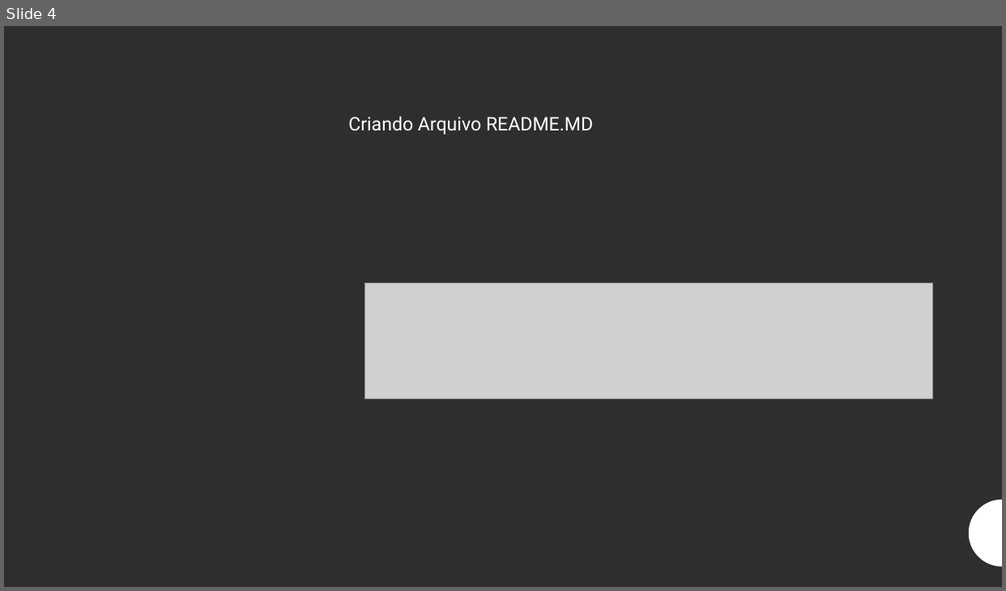
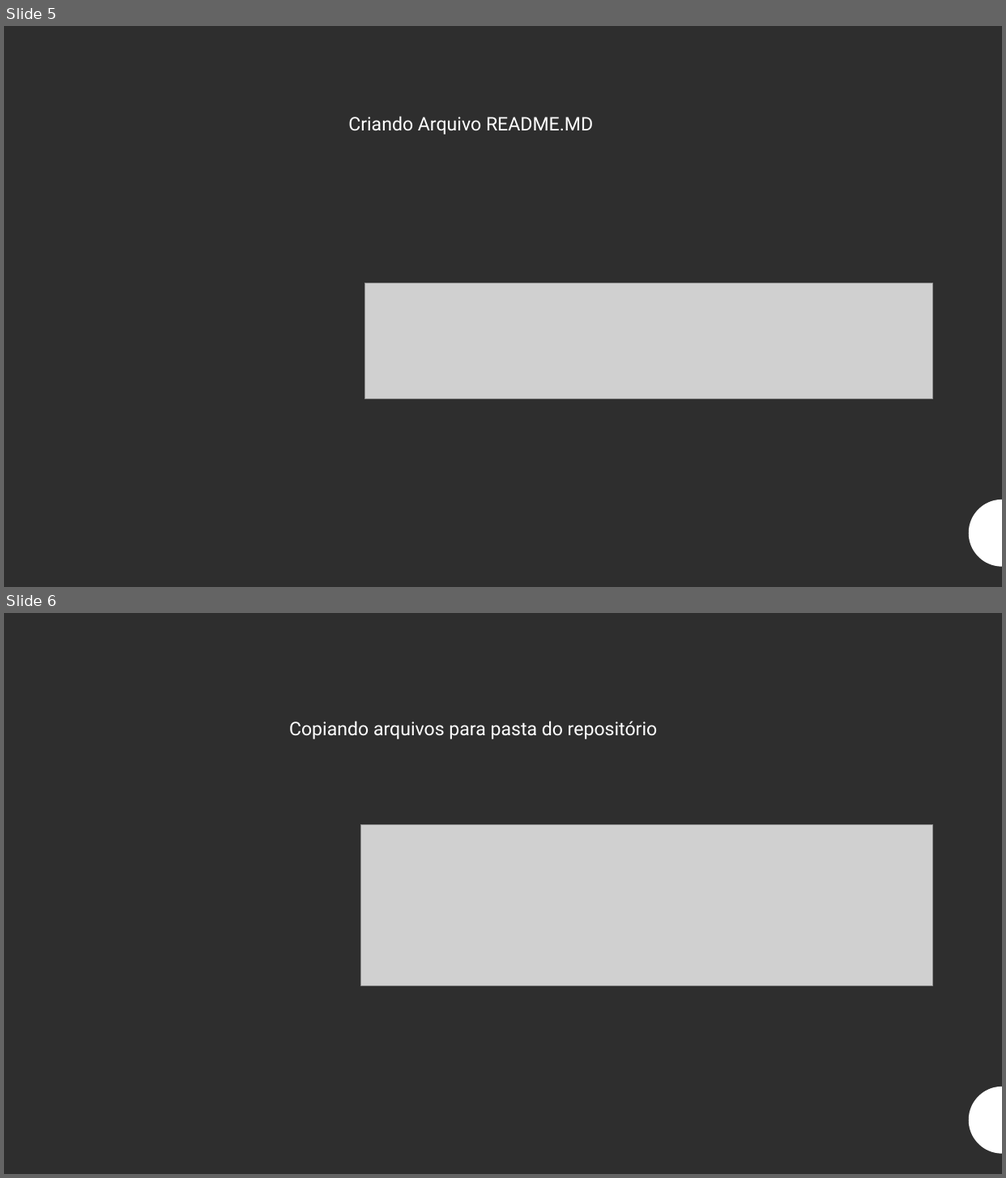
Before and after one commit to ArlissonMenacho/GERENCIA_SOFTWARE_20211, a slide deck: Avaliação Bacalhau.pptx. Shown one above the other, each under a label of ours: slide 4 before the commit, slides 5 and 6 after it. The pictures are 1006x591 and 1006x1178 pixels, drawn with LibreOffice and Linux fonts; fonts in the diff are those of the drawing; grey boxes stand for pictures. Boxes give left, top, right and bottom in pixels: in the first picture for what was removed or moved away, otherwise in the second. Text is boxed around its words. In the diff, an @@ line names an element or a change of style, - is before the commit and + after.

```diff
--- a/Avaliação Bacalhau.pptx
+++ b/Avaliação Bacalhau.pptx
@@ slide 6 added at (4, 613, 1002, 1174), background #2F2F2F; not listed: 2 template elements that a slide beside it also shows @@
@@ rectangle added at (4, 613, 1002, 1174), fill #2F2F2F @@
@@ text added at (289, 721, 658, 739), 18 pt, text #FFFFFF @@
+Copiando arquivos para pasta do repositório
@@ picture added at (361, 825, 933, 986) @@
@@ line added from (933, 986) to (499, 986), #FFFFFF 1.5 pt @@
@@ freeform shape added at (969, 1087, 1002, 1154), fill #FFFFFF @@
@@ what was slide 4 is now slide 5 @@
```
Also in this commit, not shown: 1 other slide added, 2 slides removed.
